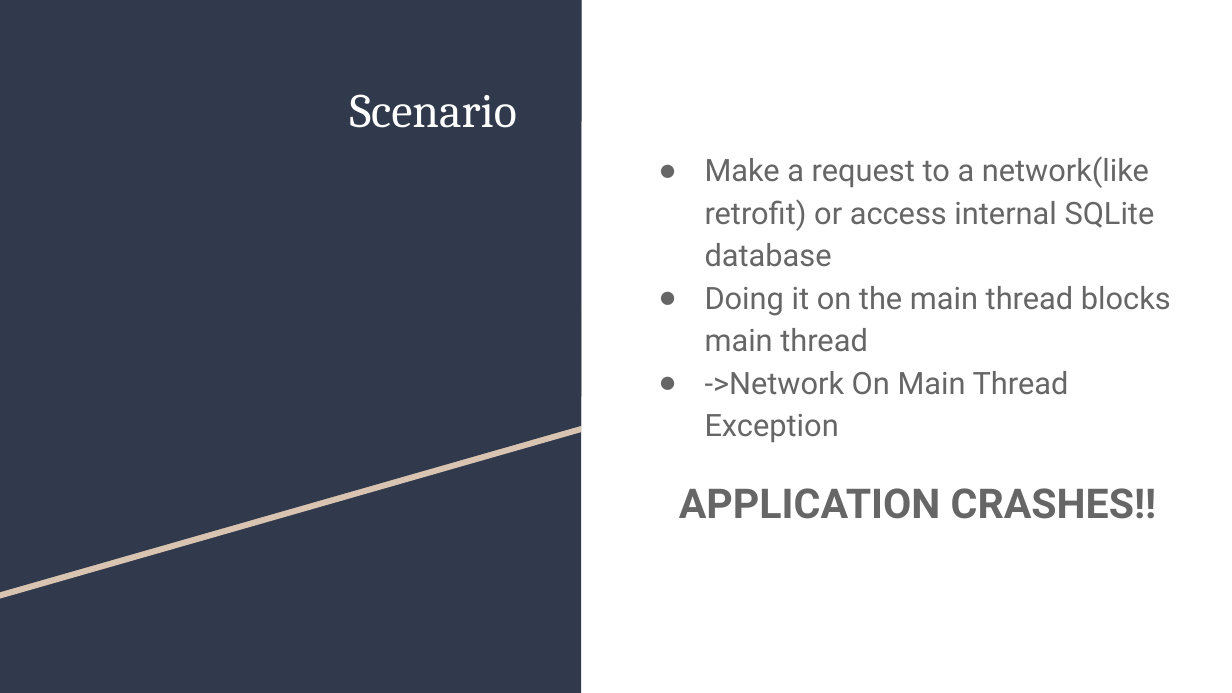
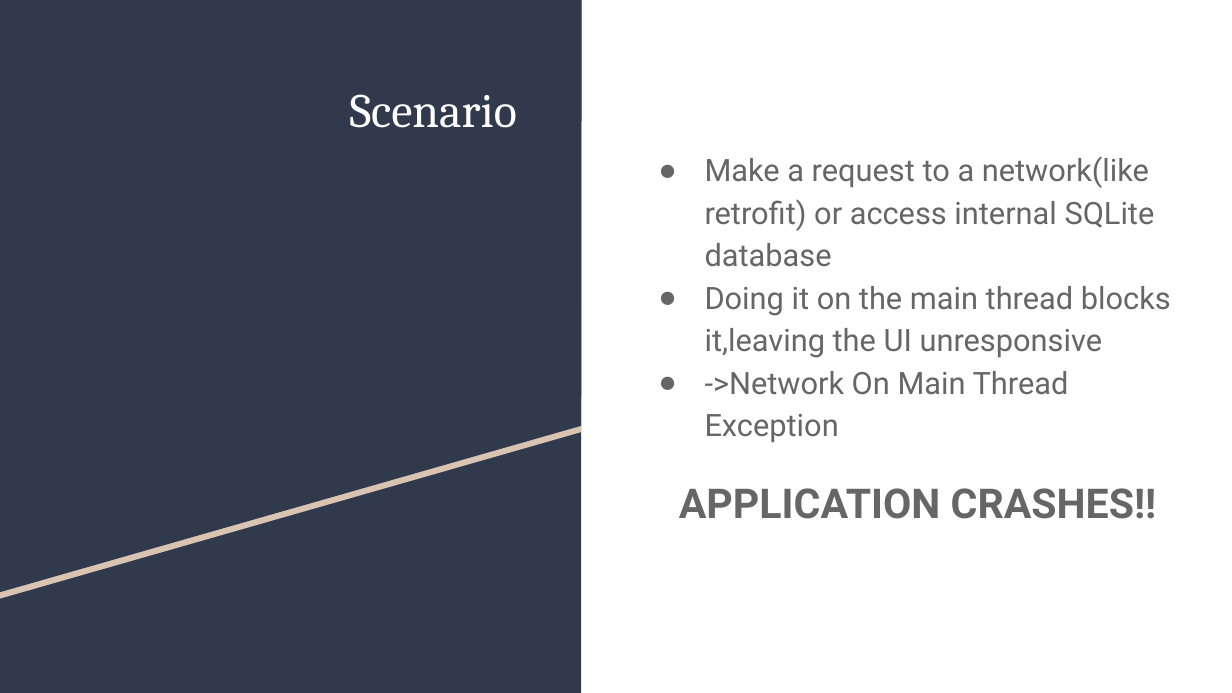
Before and after one commit to hafsasal99/KotllinCoroutines, a slide deck: slide 2 of Kotlin coroutines.pptx. Drawn at 1232x693 pixels with LibreOffice and Linux fonts; fonts in the diff are those of the drawing. Boxes give left, top, right and bottom in pixels: in the first picture for what was removed or moved away, otherwise in the second. Text is boxed around its words. In the diff, an @@ line names an element or a change of style, - is before the commit and + after.

Commit message:
Slides

```diff
--- a/Kotlin coroutines.pptx
+++ b/Kotlin coroutines.pptx
@@ text at (705, 286, 1171, 358): text changed @@
-● Doing it on the main thread blocks main thread
+● Doing it on the main thread blocks it,leaving the UI unresponsive
```
Also in this commit, not shown: 3 other slides changed.
